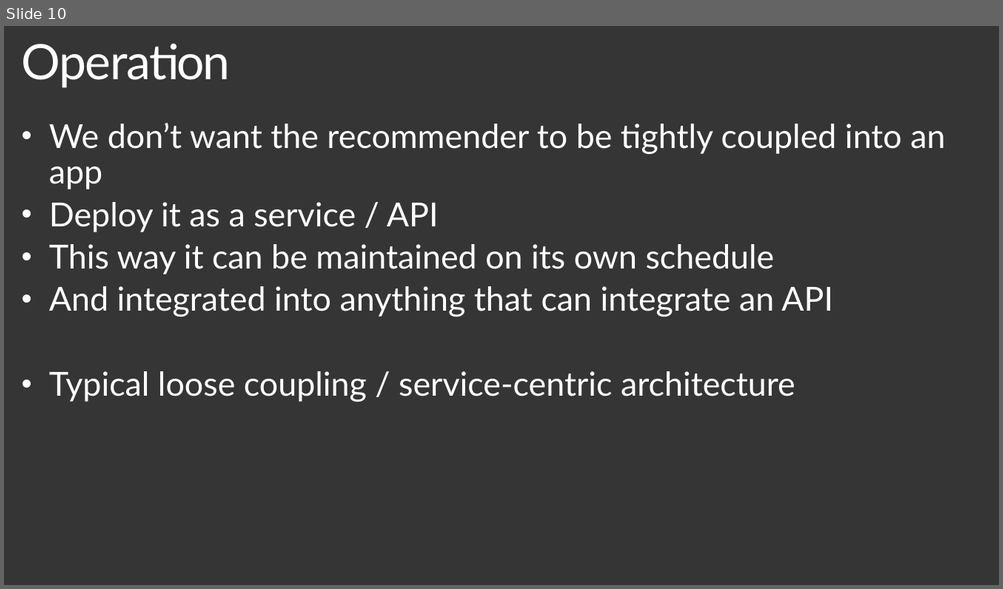
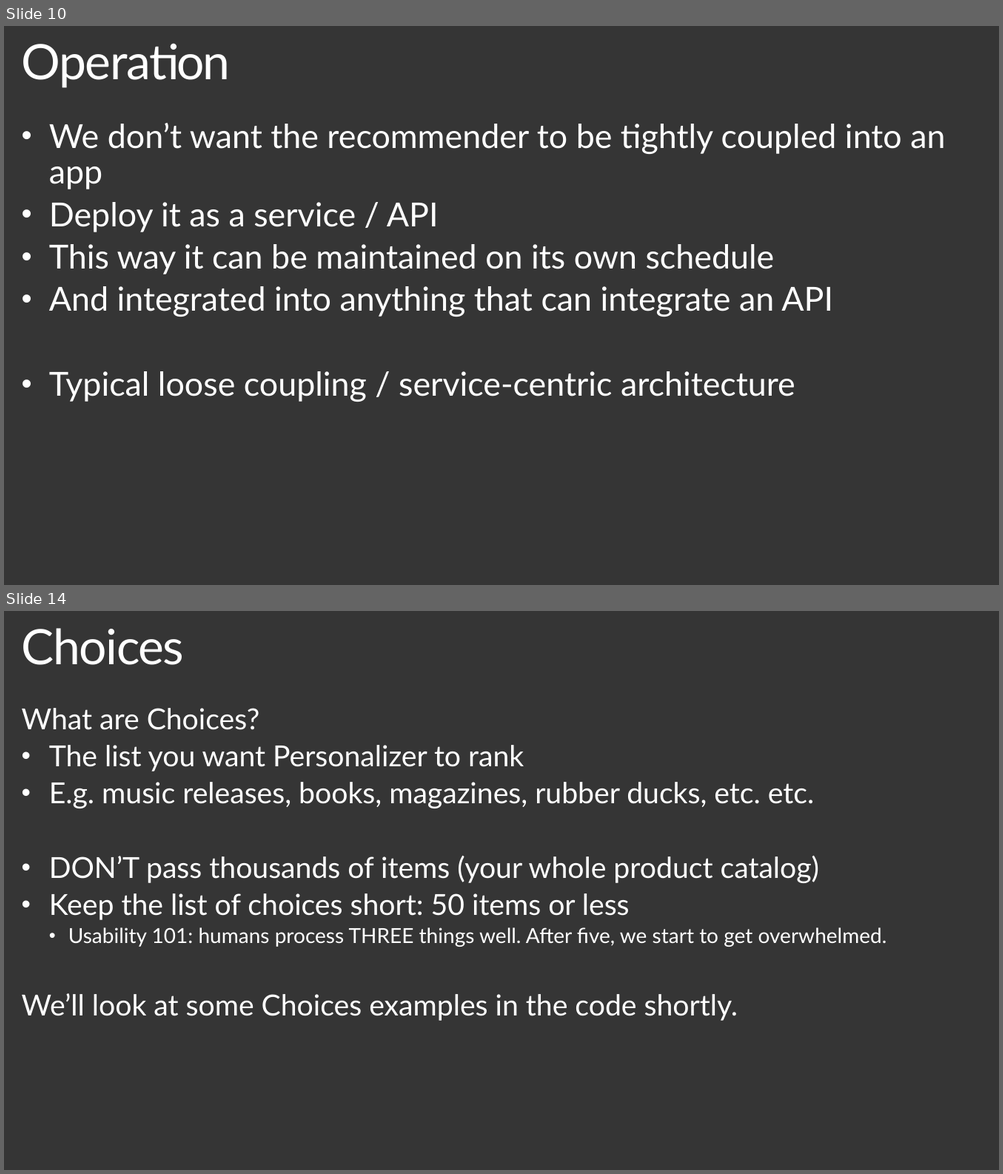
Before and after one commit to plzm/events, a slide deck: GraniteStateCodeCamp2019/gscc19-pelazem.pptx. Shown one above the other, each under a label of ours: slide 10 before the commit, slides 10 and 14 after it; the slides between them are not shown. The pictures are 1003x589 and 1003x1174 pixels, drawn with LibreOffice and Linux fonts; fonts in the diff are those of the drawing; background and template pictures are left out. Boxes give left, top, right and bottom in pixels: in the first picture for what was removed or moved away, otherwise in the second. Text is boxed around its words. In the diff, an @@ line names an element or a change of style, - is before the commit and + after.

```diff
--- a/GraniteStateCodeCamp2019/gscc19-pelazem.pptx
+++ b/GraniteStateCodeCamp2019/gscc19-pelazem.pptx
@@ slide 14 added at (4,611,999,1170), background picture (left out) @@
@@ title added at (22,628,185,665), 47 pt, text #FFFFFF @@
+Choices
@@ text added at (22,708,887,1021), 28 pt, text #FFFFFF @@
+What are Choices?
+• The list you want Personalizer to rank
+• E.g. music releases, books, magazines, rubber ducks, etc. etc.
+• DON’T pass thousands of items (your whole product catalog)
+• Keep the list of choices short: 50 items or less
+  • Usability 101: humans process THREE things well. After five, we start to get overwhelmed.
+We’ll look at some Choices examples in the code shortly.
```
Also in this commit, not shown: 2 slides changed, 3 other slides added.
